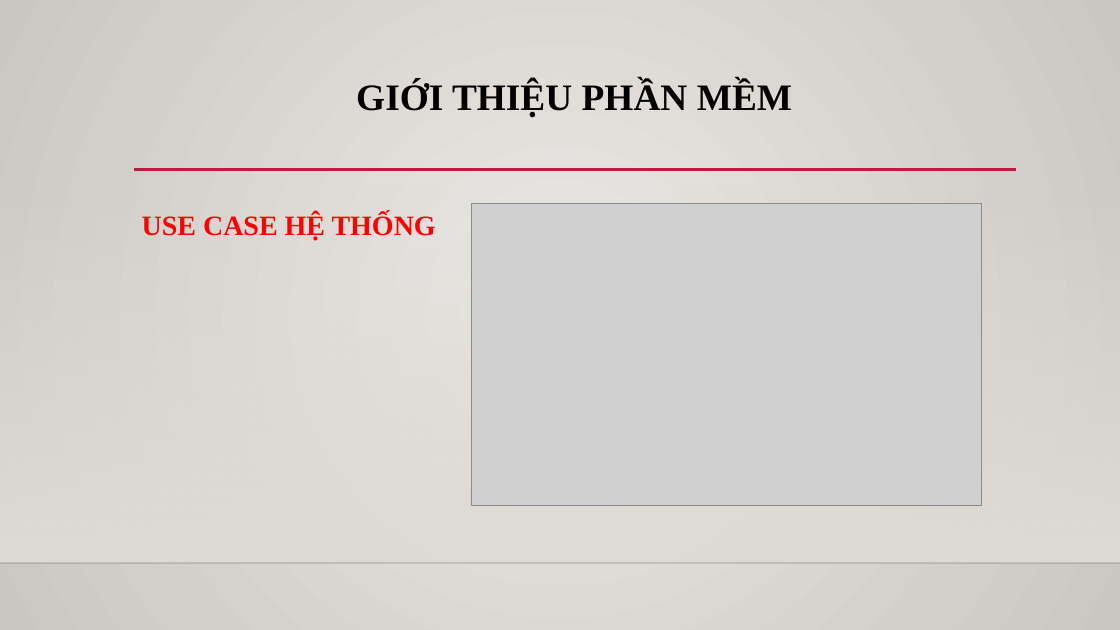
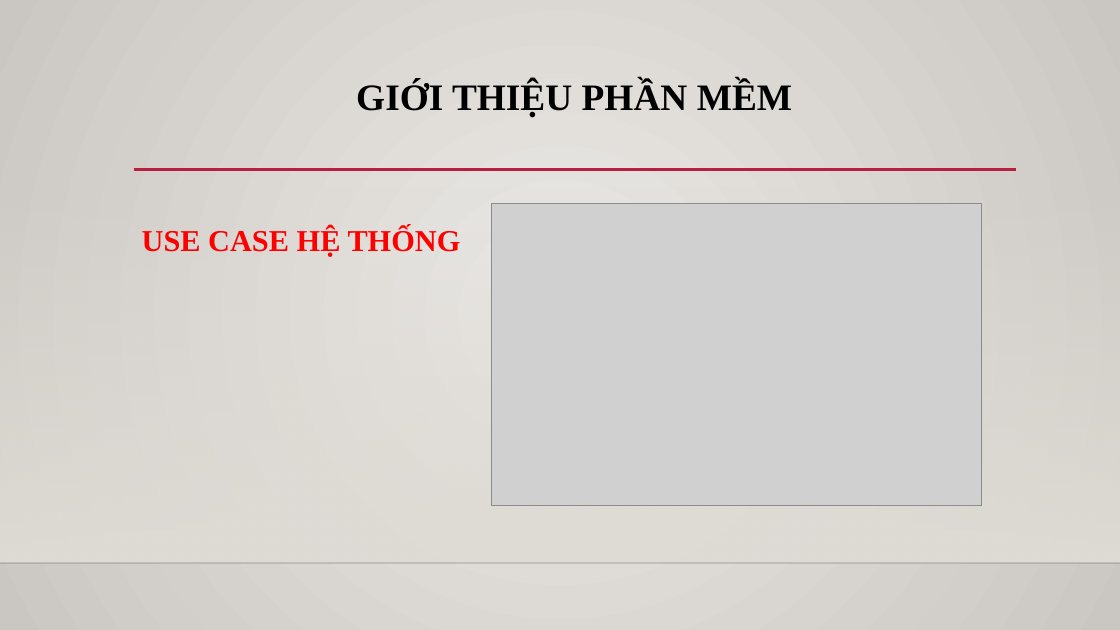
Before and after one commit to thecuong/timquanan, a slide deck: slide 6 of SlideThuyetTrinh.pptx (slide 7 before the commit). Drawn at 1120x630 pixels with LibreOffice and Linux fonts; fonts in the diff are those of the drawing; grey boxes stand for pictures; background and template pictures are left out. Boxes give left, top, right and bottom in pixels: in the first picture for what was removed or moved away, otherwise in the second. Text is boxed around its words. In the diff, an @@ line names an element or a change of style, - is before the commit and + after.

```diff
--- a/SlideThuyetTrinh.pptx
+++ b/SlideThuyetTrinh.pptx
@@ picture: place and size @@
-picture at [472,203,981,506]
+picture at [492,203,981,506]
@@ text "USE CASE HỆ THỐNG": place and size @@
-text "USE CASE HỆ THỐNG" at [142,213,436,240]
+text "USE CASE HỆ THỐNG" at [142,228,461,257]
@@ text "USE CASE HỆ THỐNG" at [142,228,461,257]: size 24 to 26 pt @@
```
Also in this commit, not shown: 4 other slides changed, 1 other file.
